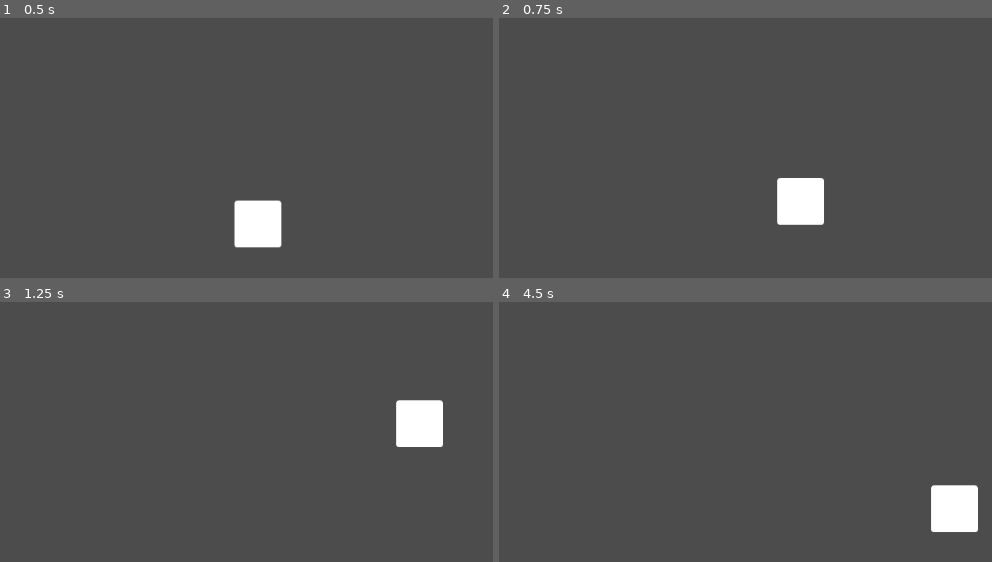
Above: before the commit, frames 1-4 (two rows, left to right).
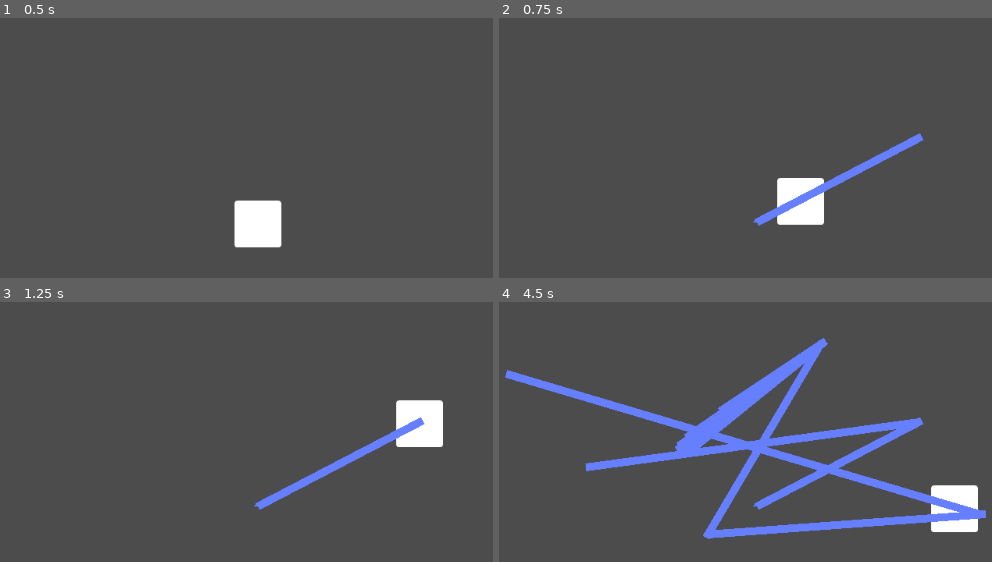
Above: after the commit, the same moments.

Repository: RoutineFreedom/Map-Navigation-Demo
Game: Godot game, scene res://Scenes/World.tscn
Two runs of this game, one before a commit and one after it. Both use one fixed random seed, a clock stepped at 60 frames per second and the inputs below.
Inputs (mouse positions are in pixels of both pictures, inside the frame that each line leads up to):
- Up to frame 1 (0.5 s): no input
- Up to frame 2 (0.75 s): tap Enter at 0.5 s; move the mouse to (922, 137) at 0.52 s; press the mouse at (922, 137) at 0.53 s
- Up to frame 3 (1.25 s): no input
- Up to frame 4 (4.5 s): move the mouse to (587, 468) at 1.27 s; release the mouse at (587, 468) at 1.28 s; click (587, 468) at 1.35 s; move the mouse to (824, 341) at 2.02 s; press the mouse at (824, 341) at 2.03 s; move the mouse to (706, 538) at 2.77 s; release the mouse at (706, 538) at 2.78 s; click (706, 538) at 2.85 s; move the mouse to (987, 515) at 3.52 s; press the mouse at (987, 515) at 3.53 s; move the mouse to (503, 374) at 4.27 s; release the mouse at (503, 374) at 4.28 s; click (503, 374) at 4.35 s

Frame 1 is identical in both runs. In frame 2, 1.2% of the frame differs, in the area x 51-87%, y 44-80%; in frame 3, 1.2%; in frame 4, 11%, in the area x 1-99%, y 13-92%.

Commit message:
Added Line2D Drawing The Path

Diff:
--- a/MN Demo/Scenes/World.tscn
+++ b/MN Demo/Scenes/World.tscn
@@ -1,6 +1,7 @@
-[gd_scene load_steps=3 format=2]
+[gd_scene load_steps=4 format=2]
 
 [ext_resource path="res://Scenes/PlayerIcon.tscn" type="PackedScene" id=1]
+[ext_resource path="res://Scripts/World.gd" type="Script" id=2]
 
 [sub_resource type="NavigationPolygon" id=1]
 vertices = PoolVector2Array( 1020, 9, 1032, 604, 0, 591, 2, 5 )
@@ -8,6 +9,7 @@
 outlines = [ PoolVector2Array( 2, 5, 0, 591, 1032, 604, 1020, 9 ) ]
 
 [node name="World" type="Node2D"]
+script = ExtResource( 2 )
 
 [node name="Navigation2D" type="Navigation2D" parent="."]
 
@@ -17,3 +19,7 @@
 
 [node name="PlayerIcon" parent="Navigation2D" instance=ExtResource( 1 )]
 position = Vector2( 526, 380 )
+
+[node name="Line2D" type="Line2D" parent="."]
+
+[connection signal="path_updated" from="Navigation2D/PlayerIcon" to="." method="_on_PlayerIcon_path_updated"]
--- a/MN Demo/Scripts/PlayerIcon.gd
+++ b/MN Demo/Scripts/PlayerIcon.gd
@@ -1,4 +1,6 @@
 extends KinematicBody2D
+
+signal path_updated
 
 export (float) var max_speed := 500.0
 export (float) var steering_damp := 6.0
@@ -33,3 +35,4 @@
 
 func _on_NavigationAgent2D_path_changed() -> void:
 	_path = _agent.get_nav_path()
+	emit_signal("path_updated", _path)
--- /dev/null
+++ b/MN Demo/Scripts/World.gd
@@ -0,0 +1,11 @@
+extends Node2D
+
+onready var line_2d: Line2D = $Line2D
+onready var player_icon: KinematicBody2D = $Navigation2D/PlayerIcon
+
+func _ready() -> void:
+	line_2d.add_point(player_icon.position)
+
+func _on_PlayerIcon_path_updated(path: PoolVector2Array) -> void:
+	for point in path:
+		line_2d.add_point(point)
